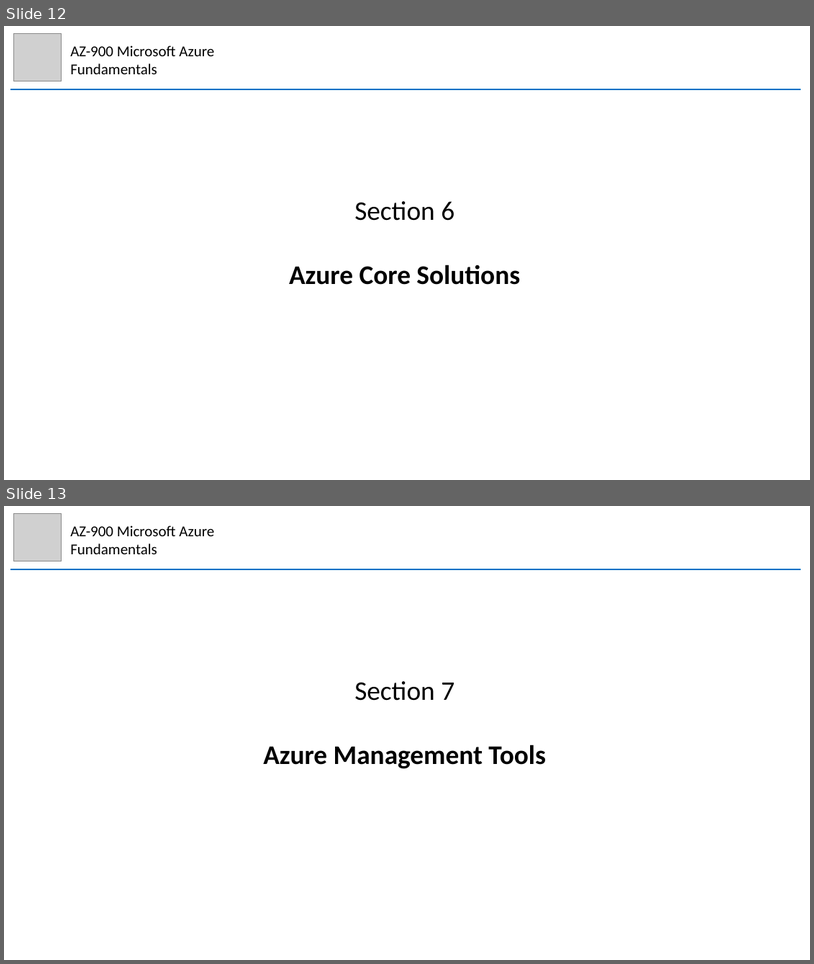
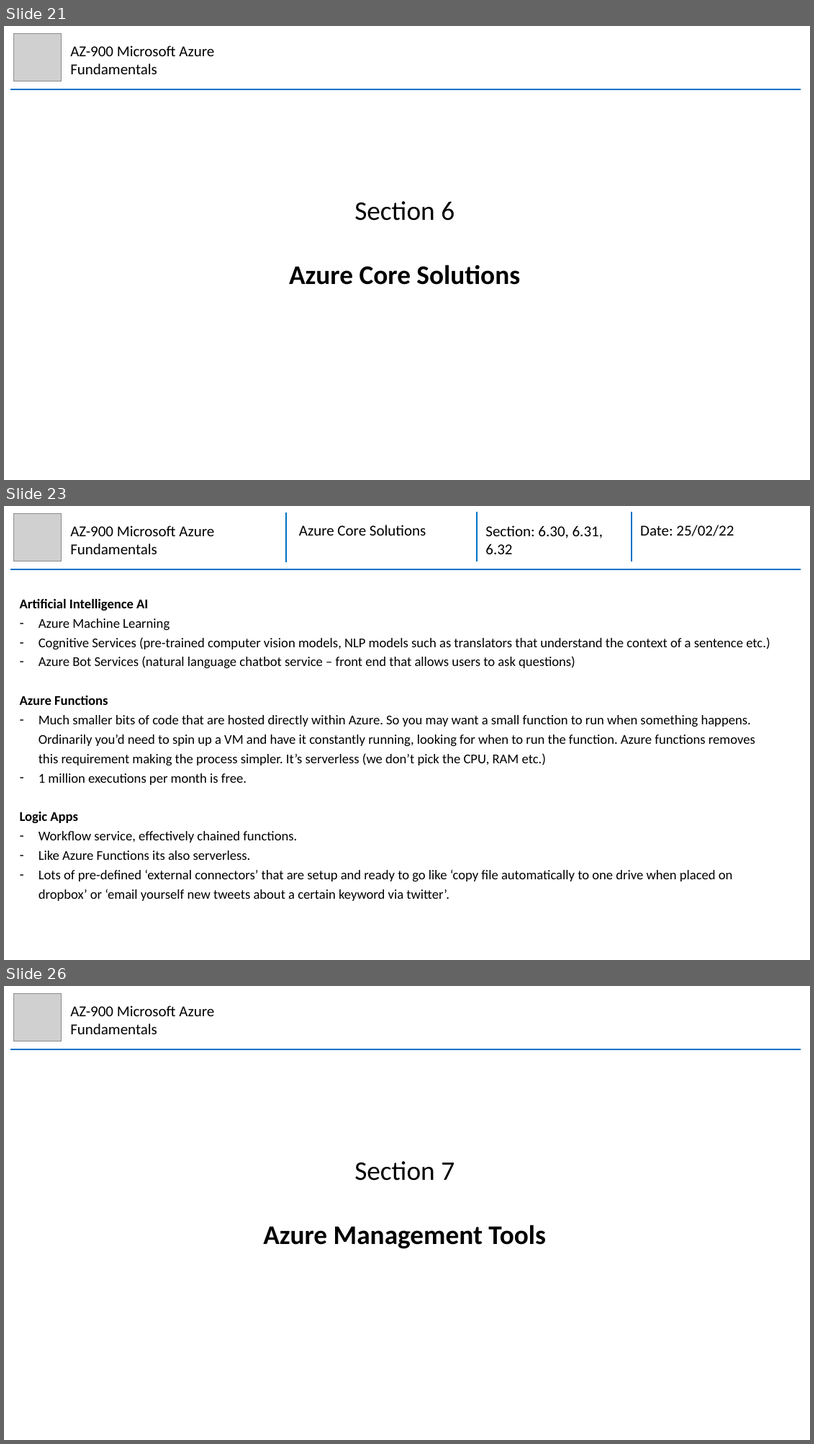
Before and after one commit to mhaythornthwaite/Testing_ML_Algorithms, a slide deck: Azure_AZ-900_Fundamentals/MJH_AZ-900_Azure_Fundamentals_Notes.pptx. Shown one above the other, each under a label of ours: slides 12 and 13 before the commit, slides 21, 23 and 26 after it; the slides between them are not shown. The pictures are 814x964 and 814x1444 pixels, drawn with LibreOffice and Linux fonts; fonts in the diff are those of the drawing; grey boxes stand for pictures. Boxes give left, top, right and bottom in pixels: in the first picture for what was removed or moved away, otherwise in the second. Text is boxed around its words. In the diff, an @@ line names an element or a change of style, - is before the commit and + after.

Commit message:
Azure AZ-900 Section 4, 5, 6

```diff
--- a/Azure_AZ-900_Fundamentals/MJH_AZ-900_Azure_Fundamentals_Notes.pptx
+++ b/Azure_AZ-900_Fundamentals/MJH_AZ-900_Azure_Fundamentals_Notes.pptx
@@ slide 23 added at (4, 506, 810, 960), background #FFFFFF @@
@@ picture added at (13, 513, 62, 561) @@
@@ text added at (70, 525, 214, 554), 18 pt, text #000000 @@
+AZ-900 Microsoft Azure Fundamentals
@@ group added at (10, 512, 801, 569): 4 lines, 3 texts @@
+Azure Core Solutions
+Section: 6.30, 6.31, 6.32
+Date: 25/02/22
@@ text added at (20, 599, 770, 901), 16 pt, text #000000 @@
+Artificial Intelligence AI
+– Azure Machine Learning
+– Cognitive Services (pre-trained computer vision models, NLP models such as translators that understand the context of a sentence etc.)
+– Azure Bot Services (natural language chatbot service – front end that allows users to ask questions)
+Azure Functions
+– Much smaller bits of code that are hosted directly within Azure. So you may want a small function to run when something happens. Ordinarily you’d need to spin up a VM and have it constantly running, looking for when to run the function. Azure functions removes this requirement making the process simpler. It’s serverless (we don’t pick the CPU, RAM etc.)
+– 1 million executions per month is free.
+Logic Apps
+– Workflow service, effectively chained functions.
+– Like Azure Functions its also serverless.
+– Lots of pre-defined ‘external connectors’ that are setup and ready to go like ‘copy file automatically to one drive when placed on dropbox’ or ‘email yourself new tweets about a certain keyword via twitter’.
@@ what was slide 12 is now slide 21 @@
@@ what was slide 13 is now slide 26 @@
```
Also in this commit, not shown: 1 slide changed, 13 other slides added.
